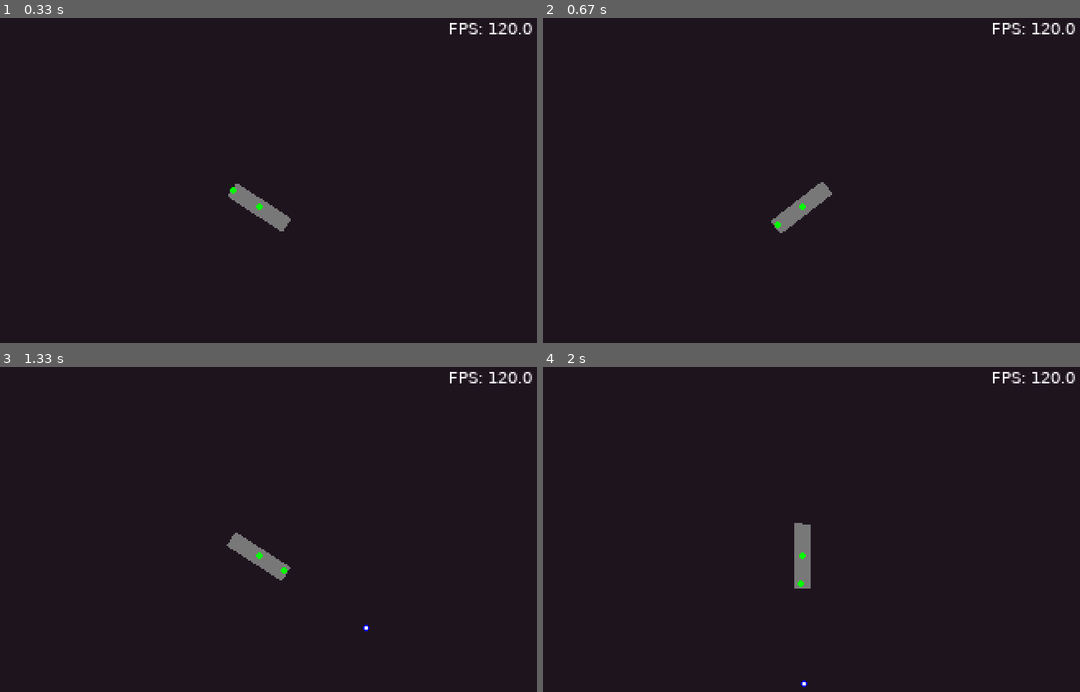
Above: before the commit, frames 1-4 (two rows, left to right).
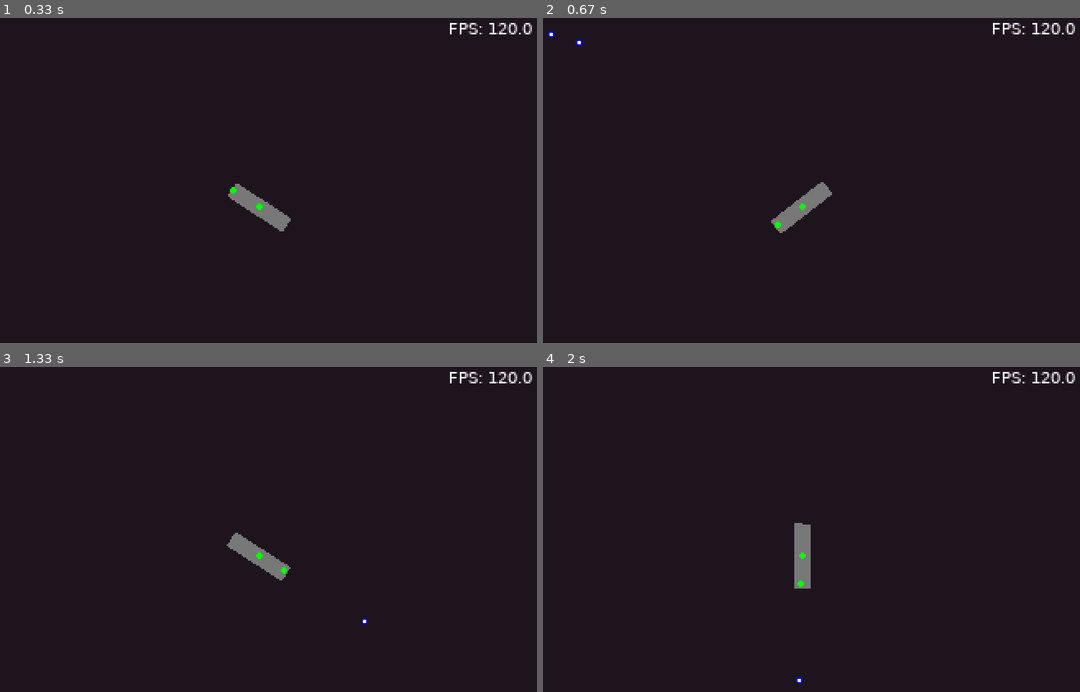
Above: after the commit, the same moments.

Repository: unnamedItem/pygame_projects
Game: pygame game, started from scripts/top_down_weapons/main.py
Two runs of this game, one before a commit and one after it. Both use one fixed random seed, a clock stepped at 60 frames per second and the inputs below.
Inputs (mouse positions are in pixels of both pictures, inside the frame that each line leads up to):
- Up to frame 1 (0.33 s): no input
- Up to frame 2 (0.67 s): hold Space from 0.33 s (still down); move the mouse to (779, 222) at 0.37 s
- Up to frame 3 (1.33 s): release Space at 0.8 s; click (316, 643) at 0.88 s; click (outside the picture) at 1.22 s
- Up to frame 4 (2 s): click (661, 477) at 1.55 s; click (800, 604) at 1.88 s

Frame 1 is identical in both runs. In frame 2, less than 0.1% of the frame differs, in the area x 0-8%, y 4-9%; in frame 3, less than 0.1%; in frame 4, less than 0.1%.

Commit message:
adjust parameters

Diff:
--- a/scripts/top_down_weapons/main.py
+++ b/scripts/top_down_weapons/main.py
@@ -94,6 +94,10 @@
                 if event.button == BUTTON_LEFT:
                     self.weapon.shoot(self.bullets)
 
+            keys = pygame.key.get_pressed()
+            if keys[K_SPACE]:
+                self.weapon.shoot(self.bullets)
+
 
     # Update Game ------------------------------- #
     def update(self, dt) -> None:
--- a/scripts/top_down_weapons/top_down_weapons.py
+++ b/scripts/top_down_weapons/top_down_weapons.py
@@ -44,7 +44,7 @@
         if self.disabled:
             return
 
-        surface.blit(self.image, self.pos)
+        surface.blit(self.image, self.pos - (vec(self.image.get_size()) / 2))
 
 
 
@@ -62,8 +62,8 @@
         self.accuracy = kwargs.get('accuracy') or 1
         self.accuracy_recover_rate = kwargs.get('accuracy_recover_rate') or 0.920
         self.current_accuracy = self.accuracy
-        self.recoil = kwargs.get('recoil') or 10
-        self.cadency = kwargs.get('cadency') or 50
+        self.recoil = kwargs.get('recoil') or 5
+        self.cadency = kwargs.get('cadency') or 30
         self.last_shoot_time = 0
 
         self.bullet_speed = kwargs.get('bullet_speed') or 500
@@ -88,11 +88,9 @@
         self.angle = vec(new_pos * GAME_SCALE - pointer).angle_to(vec(1,0))
         self.current_pos_canon = self.pos - vec(new_pos * GAME_SCALE - pointer).normalize() * magnitude
 
-        print(self.current_accuracy)
-
         if self.current_accuracy > self.accuracy:
-            if self.current_accuracy > 90:
-                self.current_accuracy = 90
+            if self.current_accuracy > 15:
+                self.current_accuracy = 15
             else:
                 self.current_accuracy *= self.accuracy_recover_rate
         else:
